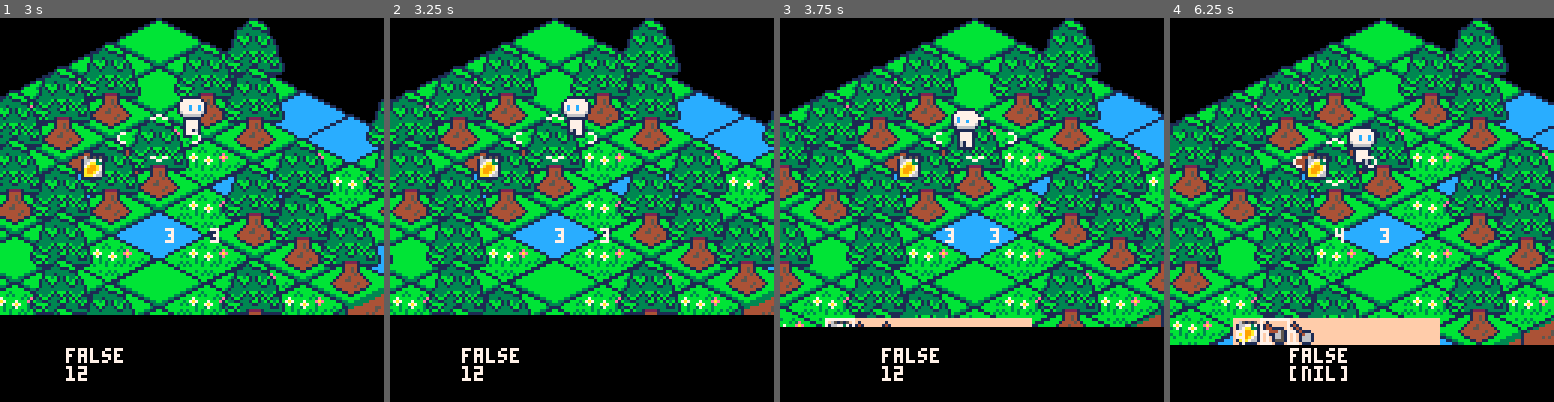
Above: before the commit, frames 1-4 (left to right).
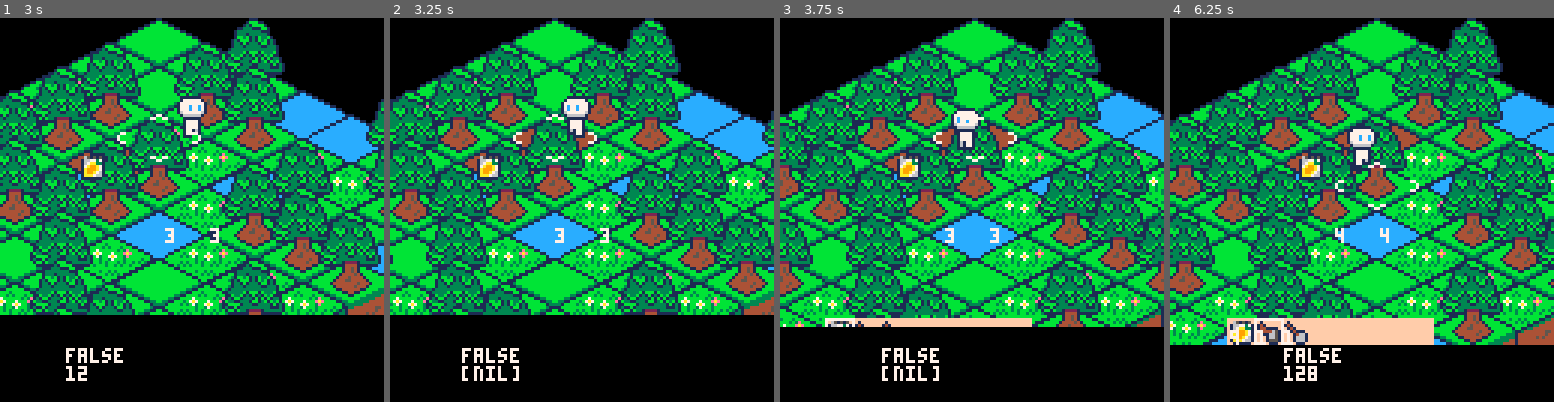
Above: after the commit, the same moments.

Repository: alainpuron/pico-8
Game: PICO-8 cartridge isometric.p8
Same seed, same stepped clock (60 frames per second), same inputs: the game is played once before the commit and once after it.
Inputs:
- Up to frame 1 (3 s): tap X (X key) at 0.33, 1.07, 1.85, 2.97 s; tap O (Z key) at 0.7, 1.7, 2.1, 2.5, 2.9 s; hold Right 1.6-2.1 s; hold Up 2.15-2.42 s; hold Right from 2.47 s (still down)
- Up to frame 2 (3.25 s): release Right at 3.03 s; hold Left from 3.08 s (still down)
- Up to frame 3 (3.75 s): tap O (Z key) at 3.3, 3.7 s; release Left at 3.58 s; hold Down from 3.63 s (still down)
- Up to frame 4 (6.25 s): release Down at 3.97 s; hold Right 4.02-4.68 s; tap X (X key) at 4.08, 5.2 s; tap O (Z key) every 0.4 s from 4.1 to 6.1 s; hold Up 4.73-5.03 s; hold Left 5.08-5.68 s; hold Down 5.73-6.03 s; hold Right from 6.08 s (still down)

Frame 1 is identical in both runs. In frame 2, 0.4% of the frame differs, in the area x 18-54%, y 28-95%; in frame 3, 0.5%; in frame 4, 41%, in the area x 0-100%, y 0-95%.

Commit message:
Add files via upload

Diff:
--- a/isometric.p8
+++ b/isometric.p8
@@ -343,7 +343,7 @@
 	if btnp(❎) then
 
 		  local tx, ty = get_tile_pos(plr.x, plr.y)
-				local layers = {map_data,tree_layer,flower_layer}
+				local layers = {map_data,f_layer}
 
 				for l in all(layers) do
 
Not shown, changed: 17 lines of the sprite sheet (__gfx__) section of isometric.p8
